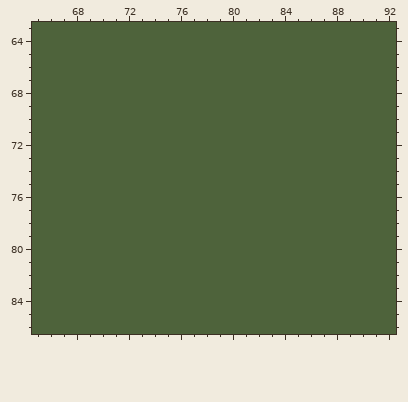
A pixel-art file gets an edit: res_dev/misc.ase. The first picture shows the starting point.
128x128 pixels, 1 frame. Colours within 5 levels of each other are drawn and written as one. Shown: x 65..92, y 63..86.
Now the later version:
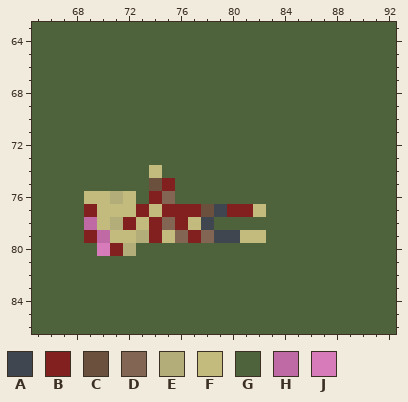
Palette (. is transparent): A #3f464f  B #822020  C #6b503d  D #826653  E #b3ad7a  F #c2bb7d  G #4e633b  H #bf6aa4  J #d77bba
Changes in this commit:
{"change": "layer \"zombie_corpse\" added"}
{"where": "layer \"zombie_corpse\""}
{"y":74,"x":74,"old":"G","new":"F"}
{"y":75,"x":74,"old":"GG","new":"CB"}
{"y":76,"x":69,"old":"GGGG","new":"FFEF"}
{"y":76,"x":74,"old":"GG","new":"BD"}
{"y":77,"x":69,"old":"GGGGGGGGGGGGGG","new":"BFFFBFBBBCABBF"}
{"y":78,"x":69,"old":"GGGGGGGGGG","new":"HFEBFBDBFA"}
{"y":79,"x":69,"old":"GGGGGGGGGGGGGG","new":"BHFFEBFDBDAAFF"}
{"y":80,"x":70,"old":"GGG","new":"JBE"}
{"label":"changed","picture_box":[84,165,266,256]}
